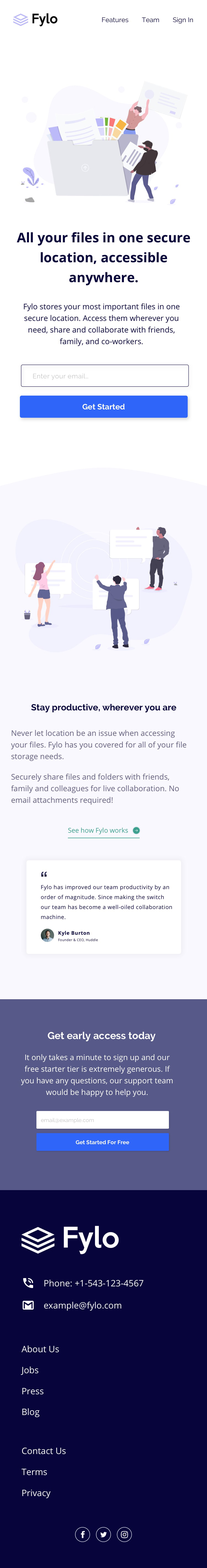
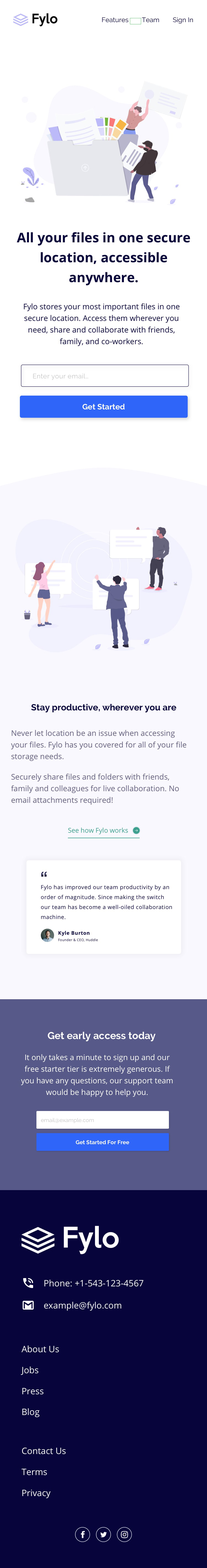
Layer changes from the first 207 × 1568 image to the second:
added layer "Rectangle 4" above "Calque 0" over bbox(130, 17, 142, 25)
